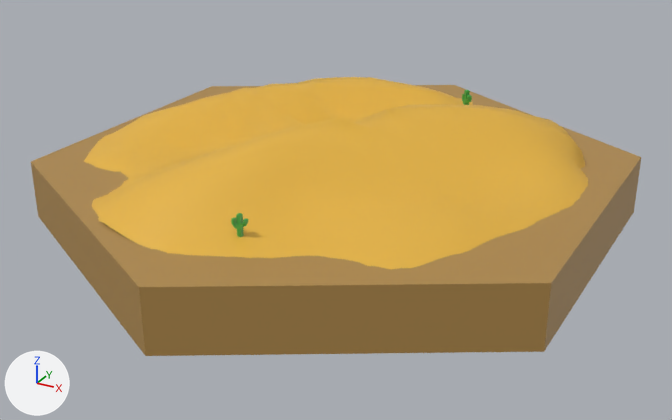
The Blender file PlanetGrowth/Assets/Models/desert_Biome.blend as it was, and as the next commit left it.
Rendered twice from a 50 mm camera at (1.375, -2.513, 1.269) aimed at (0.028, -0.064, 0.045). The axes (+X, +Y, +Z) are drawn at lower left. The lights are the same throughout.

In view in the first picture: 'Kaktus1', 'Kaktus2', 'Sand', 'Tile'.
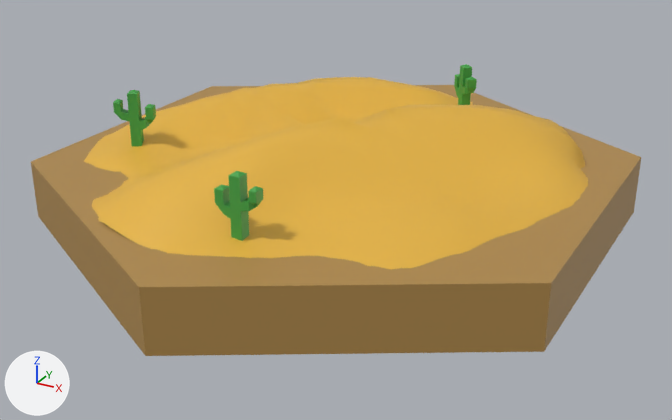
Commit message: Adjusted desert biome

Diff of the bpy script that builds the scene:
```diff
--- a/PlanetGrowth/Assets/Models/desert_Biome.blend.py
+++ b/PlanetGrowth/Assets/Models/desert_Biome.blend.py
@@ mat_desert_kaktus_001 @@
+mat_desert_kaktus_001 = principled_material('Desert_Kaktus.001')
+mat_desert_kaktus_001.base_color = (0.0552, 0.367, 0.0619)  # green #42a346
@@ me_cube_004 @@
+me_cube_004.from_pydata(...)  # 45 vertices, 51 faces; spans x -3.83..3.87, y -1.0..1.0, z -1.0..10.81
+me_cube_004.materials.append(mat_desert_kaktus_001)  # green #42a346
@@ ob_kaktus1 @@
 ob_kaktus1 = bpy.data.objects.new('Kaktus1', me_cube)
-ob_kaktus1.location = (0.181, 0.674, 0.202)
+ob_kaktus1.location = (0.181, 0.648, 0.202)
 ob_kaktus1.rotation_euler = (0.0, 0.0, -0.83)  # degrees (0, 0, -48)
-ob_kaktus1.scale = (0.00756, 0.00756, 0.00756)
+ob_kaktus1.scale = (0.0171, 0.0171, 0.0171)
@@ ob_kaktus2 @@
 ob_kaktus2.location = (0.074, -0.673, 0.216)
-ob_kaktus2.scale = (0.00595, 0.00595, 0.00595)
+ob_kaktus2.scale = (0.0169, 0.0169, 0.0169)
@@ ob_kaktus2_001 @@
+ob_kaktus2_001 = bpy.data.objects.new('Kaktus2.001', me_cube_004)
+ob_kaktus2_001.location = (-0.619, -0.257, 0.227)
+ob_kaktus2_001.rotation_euler = (0.0, 0.0, -2.672)  # degrees (0, 0, -153)
+ob_kaktus2_001.scale = (0.0169, 0.0169, 0.0169)
```

Boxes (x1, y1, x2, y2) around the edits, measured in the pictures (672 x 420 px):
'Kaktus2', rescaled (178% wider, 184% taller): before (231, 213, 248, 237); after (214, 171, 263, 241)
'Kaktus2.001', added (green): after (113, 90, 156, 146)
'Kaktus1', moved, rescaled: before (462, 90, 472, 105); after (454, 64, 477, 105)
